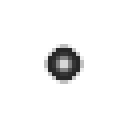
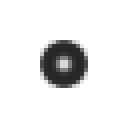
Layered file, before and after one edit (128x128). Changes by layer:
added layer "bg #2" in group "Edge field" over (40, 40, 88, 88)
added layer "bg #3" in group "Edge field" over (40, 40, 88, 88)
